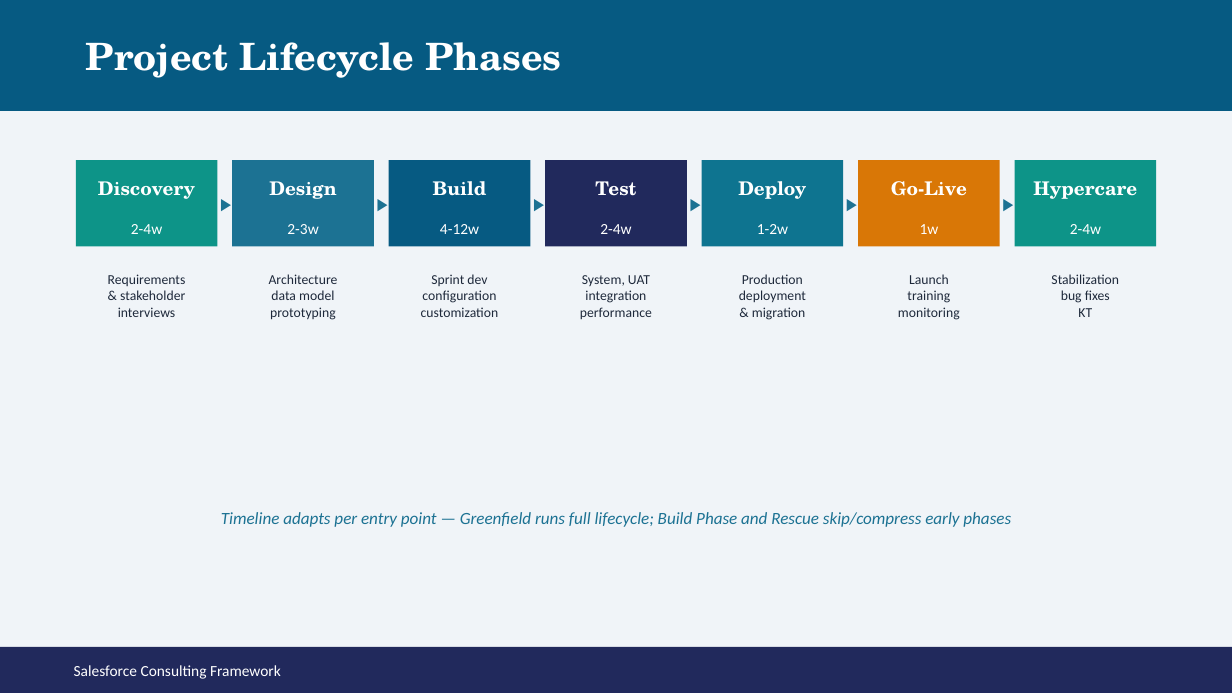
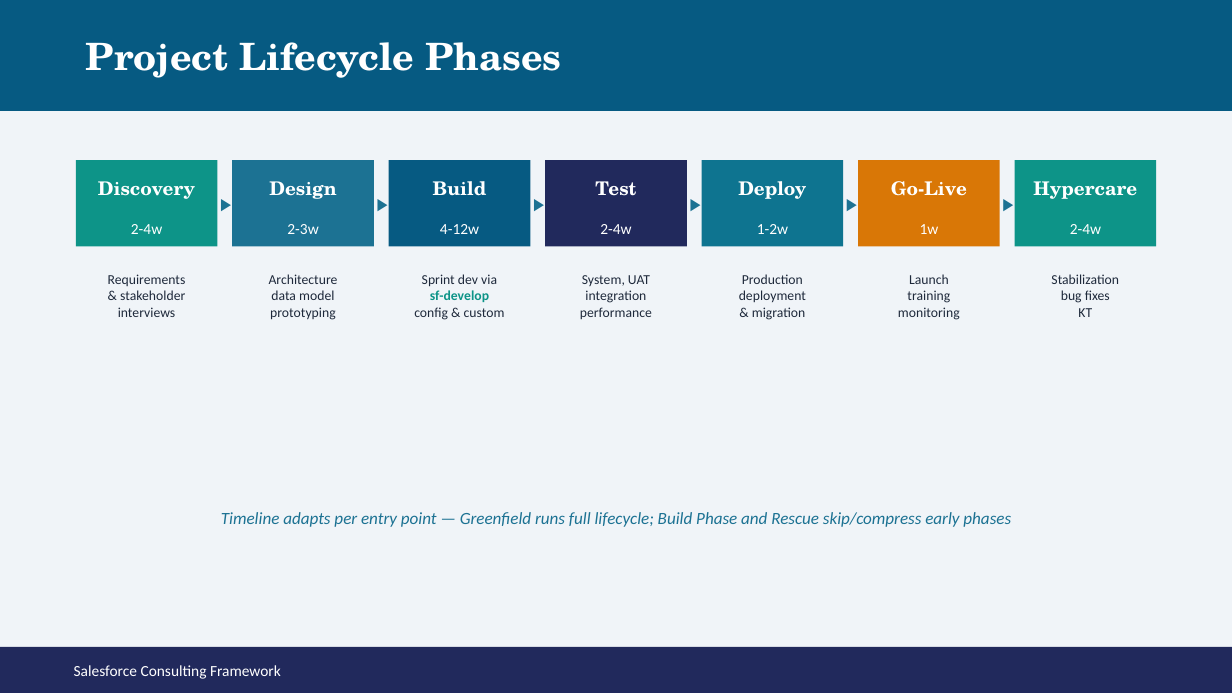
Before and after one commit to Mar5929/sf-consulting-framework, a slide deck: slide 19 of reference/salesforce-consulting-frameworkV2.pptx. Drawn at 1232x693 pixels with LibreOffice and Linux fonts; fonts in the diff are those of the drawing. Boxes give left, top, right and bottom in pixels: in the first picture for what was removed or moved away, otherwise in the second. Text is boxed around its words. In the diff, an @@ line names an element or a change of style, - is before the commit and + after.

Commit message:
feat: Update sf-develop skill references and enhance documentation across multiple files

```diff
--- a/reference/salesforce-consulting-frameworkV2.pptx
+++ b/reference/salesforce-consulting-frameworkV2.pptx
@@ text at [414,274,505,320]: text changed @@
-Sprint dev
-configuration
-customization
+Sprint dev via
+sf-develop
+config & custom
```
Also in this commit, not shown: 11 other slides changed, 9 other files.
